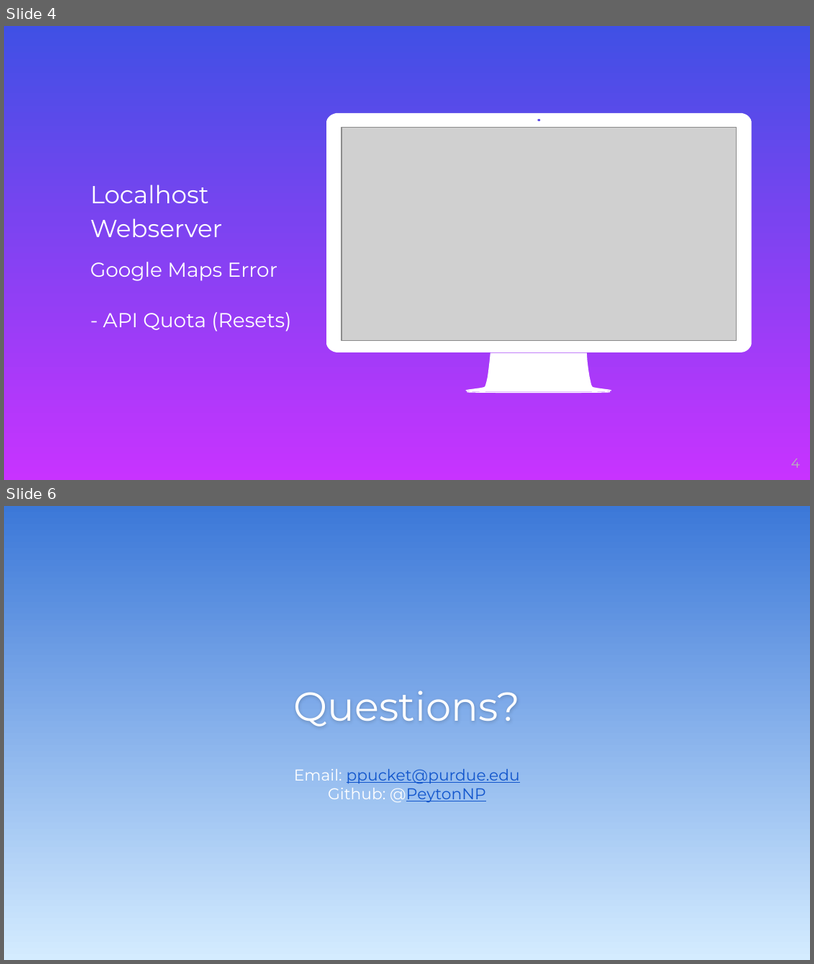
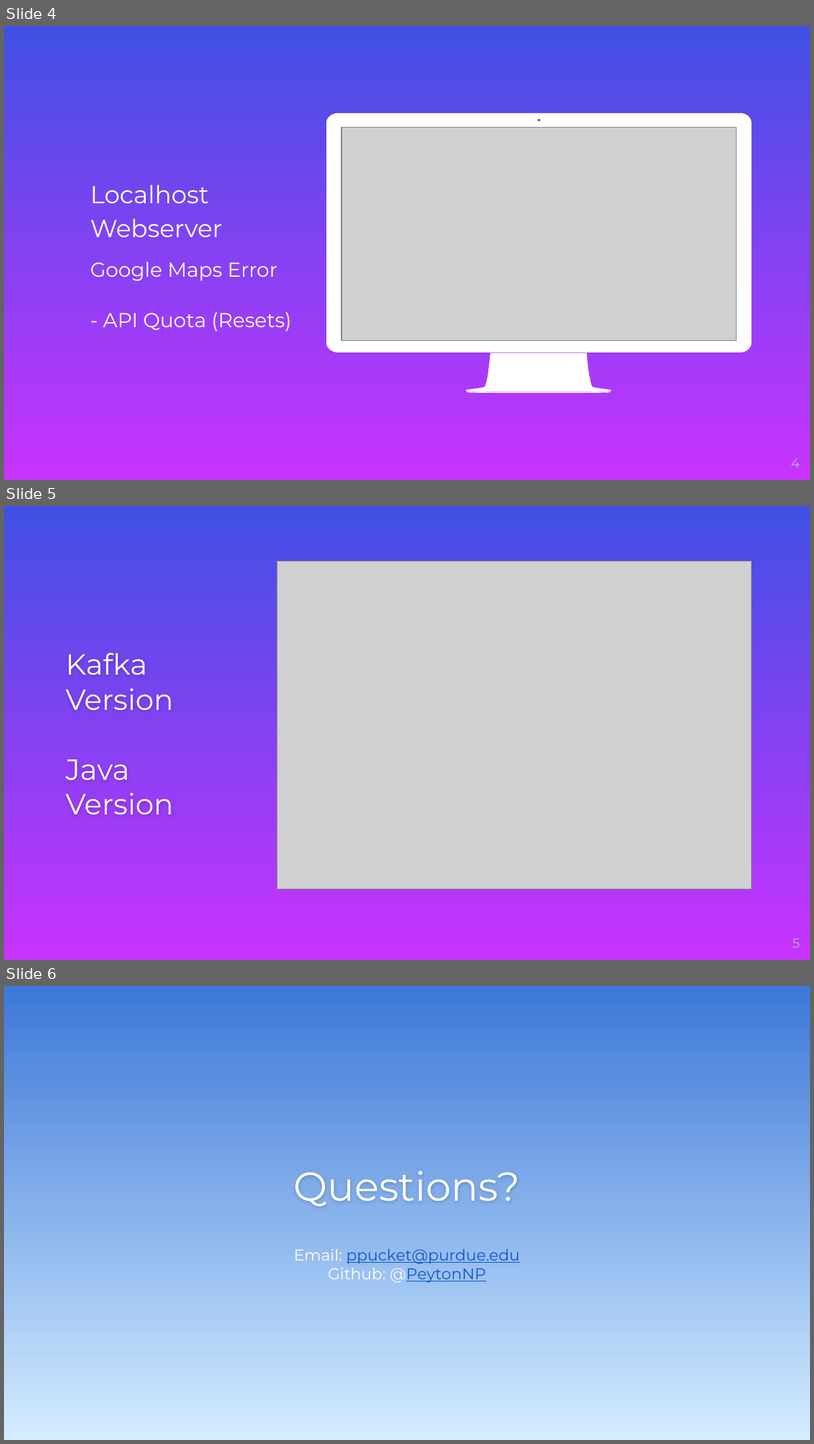
Before and after one commit to PeytonNP/cs490, a slide deck: CS490Presentation.pptx. Shown one above the other, each under a label of ours: slides 4 and 6 before the commit, slides 4, 5 and 6 after it; the slides between them are not shown. The pictures are 814x964 and 814x1444 pixels, drawn with LibreOffice and Linux fonts; fonts in the diff are those of the drawing; grey boxes stand for pictures; background and template pictures are left out. Boxes give left, top, right and bottom in pixels: in the first picture for what was removed or moved away, otherwise in the second. Text is boxed around its words. In the diff, an @@ line names an element or a change of style, - is before the commit and + after.

Commit message:
updated slide

```diff
--- a/CS490Presentation.pptx
+++ b/CS490Presentation.pptx
@@ slide 5 added at (x1=4, y1=506, x2=810, y2=960), background picture (left out) @@
@@ picture added at (x1=278, y1=561, x2=752, y2=888) @@
@@ title added at (x1=66, y1=653, x2=174, y2=814), 26 pt, text #FFFFFF @@
+Kafka Version
+Java Version
@@ page number added at (x1=792, y1=938, x2=800, y2=947), 12 pt, text #B7B7B7 @@
+5
```
Also in this commit, not shown: 1 slide removed.
